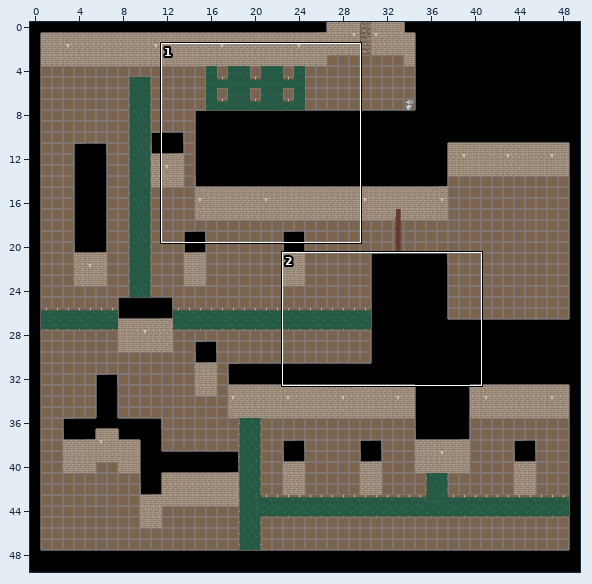
Tiled map, stored at src/assets/Egout.tmx. Above, an overview of the earlier version with the close-up marked.
Close-up. The starting point:
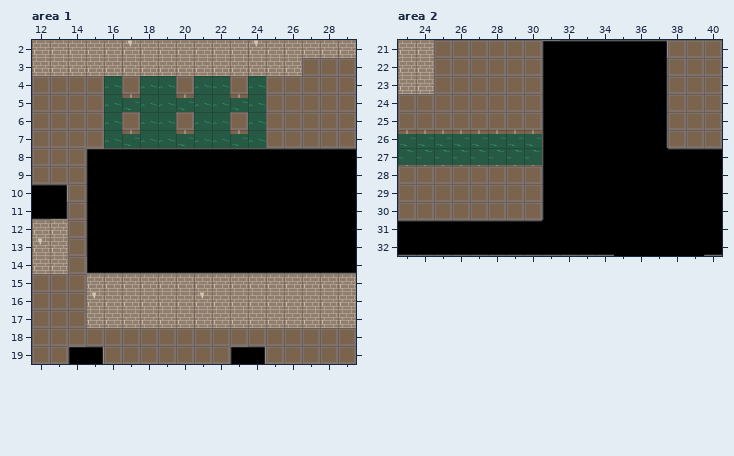
Cells are 32x32 px. Shown: area 1 x 12..29, y 2..19; area 2 x 23..40, y 21..32. The commit also changed other parts of the map, which this record leaves out.
Now the later version:
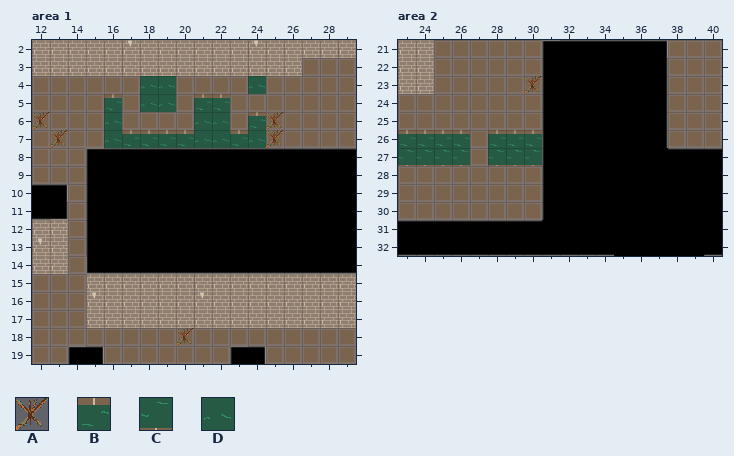
Key: from "Assets_zelda": A 46 turned 90, B 178, C 212 turned 270, D 215.
_ is an empty cell, . an unchanged one.
Edits made:
--- layer "eau", area 1
@@ x 16..24 @@
- 4 D....DD..
- 5 DB..BDDBD
- 6 ..DD....D
- 7 ..DD.....
+ 4 _....__..
+ 5 B_.._BB__
+ 6 ..__....B
+ 7 ..BB.....
--- layer "collision", area 1
@@ x 12..25 @@
- 6 _............_
- 7 ._..........._
+ 6 A............A
+ 7 .A...........A
@@ x 20..20 @@
-18 _
+18 A
--- layer "eau", area 2
@@ x 27..27 @@
-26 B
-27 C
+26 _
+27 _
--- layer "collision", area 2
@@ x 30..30 @@
-23 _
+23 A
Boxes around the changes in both close-ups, in picture pixels (x1, y1, x2, y2):
changed: (104, 76, 284, 148)
added: (32, 112, 68, 148)
added: (176, 328, 194, 346)
added: (524, 76, 542, 94)
removed: (470, 130, 488, 166)
